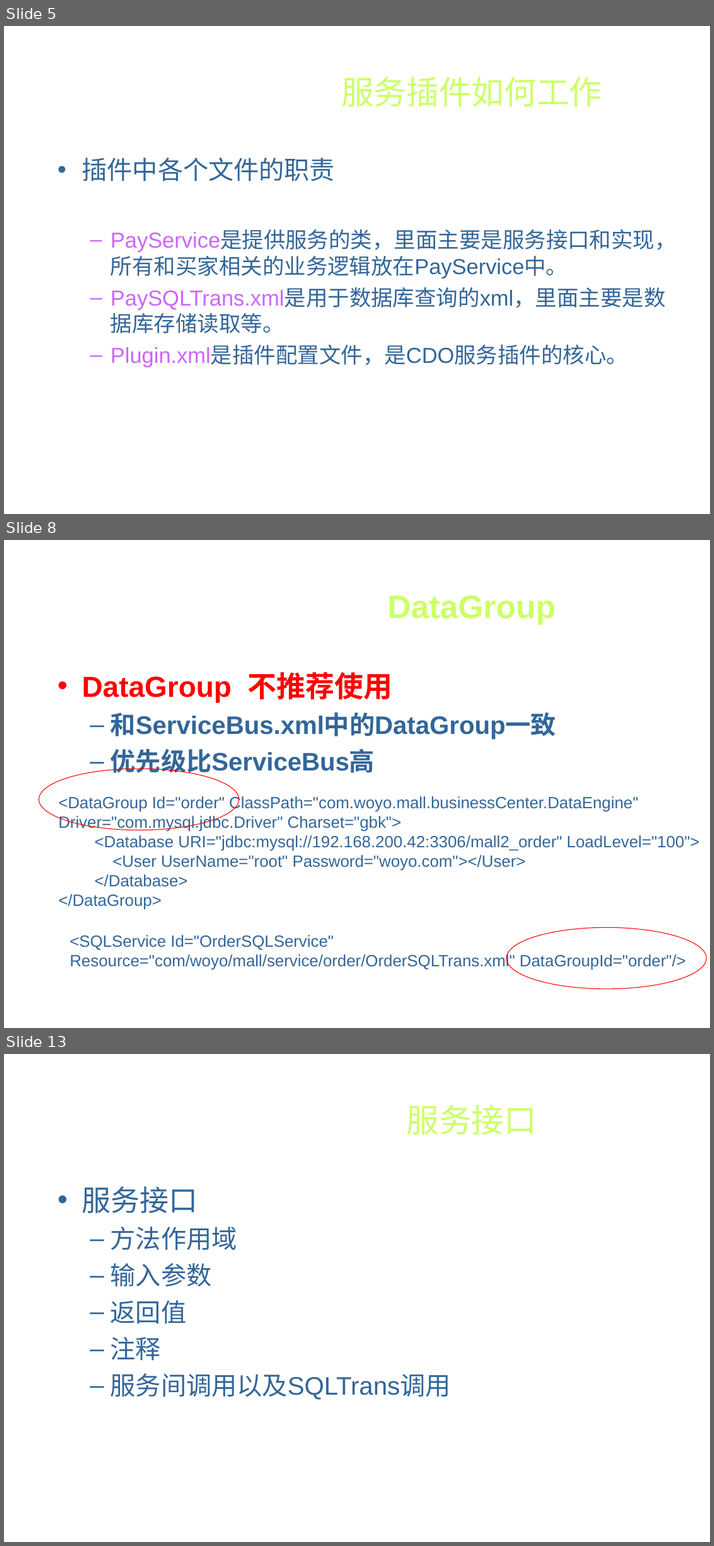
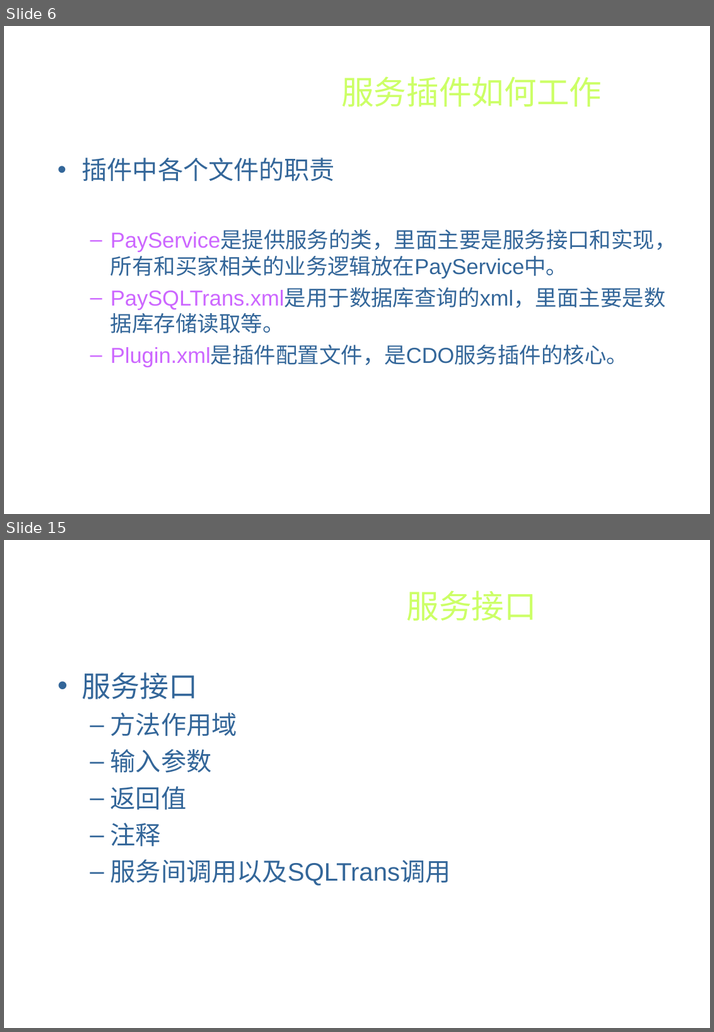
Before and after one commit to xiaowenzigege/CDO, a slide deck: CDODesign/Design/architecture/CDO服务插件开发.ppt. Shown one above the other, each under a label of ours: slides 5, 8 and 13 before the commit, slides 6 and 15 after it; the slides between them are not shown. The pictures are 714x1546 and 714x1032 pixels, drawn with LibreOffice and Linux fonts; fonts in the diff are those of the drawing; background and template pictures are left out. Boxes give left, top, right and bottom in pixels: in the first picture for what was removed or moved away, otherwise in the second. Text is boxed around its words. In the diff, an @@ line names an element or a change of style, - is before the commit and + after.

```diff
--- a/CDODesign/Design/architecture/CDO服务插件开发.ppt
+++ b/CDODesign/Design/architecture/CDO服务插件开发.ppt
@@ slide 8 removed at bbox=[4, 540, 710, 1028], background picture (left out) @@
@@ title removed at bbox=[387, 595, 555, 624] @@
-DataGroup
@@ text removed at bbox=[82, 672, 556, 778] @@
-• DataGroup 不推荐使用
-  – 和ServiceBus.xml中的DataGroup一致
-  – 优先级比ServiceBus高
@@ ellipse removed at bbox=[39, 769, 238, 830] @@
@@ text removed at bbox=[58, 795, 700, 910] @@
-<DataGroup Id="order" ClassPath="com.woyo.mall.businessCenter.DataEngine" Driver="com.mysql.jdbc.Driver" Charset="gbk">
-<Database URI="jdbc:mysql://192.168.200.42:3306/mall2_order" LoadLevel="100">
-<User UserName="root" Password="woyo.com"></User>
-</Database>
-</DataGroup>
@@ text removed at bbox=[70, 935, 686, 970] @@
-<SQLService Id="OrderSQLService" Resource="com/woyo/mall/service/order/OrderSQLTrans.xml" DataGroupId="order"/>
@@ ellipse removed at bbox=[506, 927, 706, 989] @@
@@ what was slide 5 is now slide 6 @@
@@ what was slide 13 is now slide 15 @@
```
Also in this commit, not shown: 11 slides changed, 9 slides added, 5 other slides removed, 1 other file.
